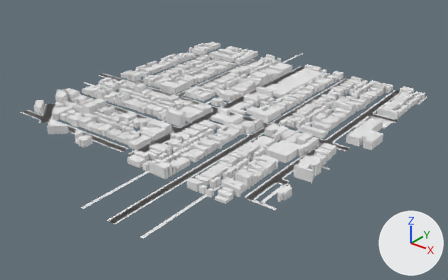
The glTF model app/public/world/tiles/-4_-11.glb, before and after one commit.
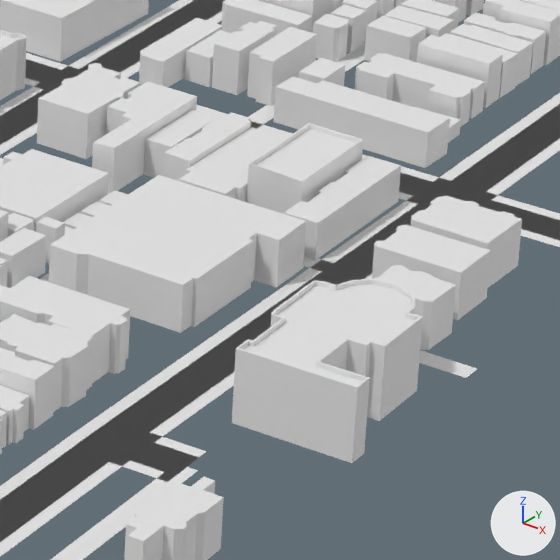
Each version is shown whole from a 50 mm camera at (-1141.0, 4479.0, 411.0) aimed at (-1728.0, 5212.0, -43.0), then close up on the part from 58% to 76% of the width and 41% to 70% of the height. Arrows for +X, +Y and +Z are at lower right; the lights stay in place. The last two pictures show the newer version. Where no turn or scale is listed for an object, it has been applied to the vertices. Vertices at exactly the same position are counted once.

In view in the first close-up: 'buildings', 'ground'.
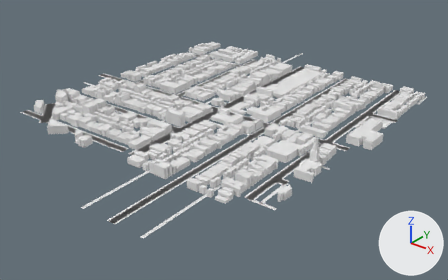
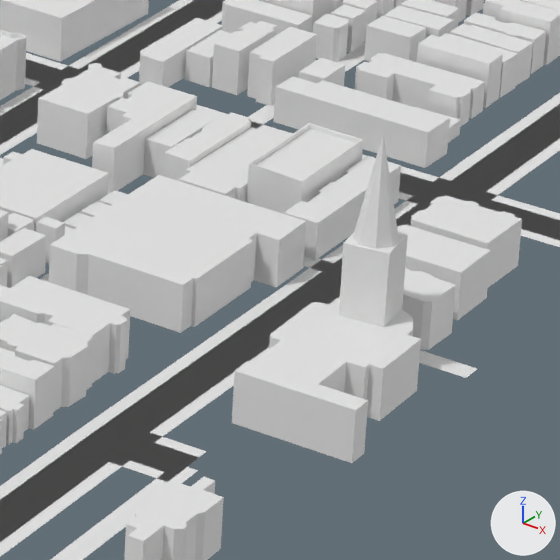
Where the newer file only moved an object's origin or applied its transform, the numbers keep the older frame.

Pixel boxes (x1, y1, x2, y2) of what changed, in the close-ups (560 x 560 px):
part 1 of me_buildings, added
    after: (339, 232, 408, 327)
part 2 of me_buildings, cut back
    before: (232, 279, 423, 463)
    after: (232, 134, 421, 463)

The edits, one by one:
me_buildings is used by ob_buildings; location (-1742.5, 5246.1, 10.1).
me_buildings had 10690 vertices, 15254 faces and spanned x -261.0..261.0, y -258.0..258.0, z -10.0..10.0.
me_buildings now has 10626 vertices, 15110 faces and spans x -261.0..261.0, y -258.0..258.0, z -10.0..43.0.
me_buildings part 1: the loose piece of 8 vertices spanning x 141.0..147.0, y -95.0..-89.0, z -10.0..-6.0 is copied, and the copy is scaled about its middle by (1.62, 1.57, 7.17), then moved by (79.0, -3.0, 12.0); it spans x 217.0..229.0, y -101.0..-89.0, z -10.0..19.0.
Part 2, on me_buildings:
108 vertices are removed from x 211.0..243.0, y -134.0..-90.0, z 6.0..7.0.
241 faces are deleted.
9 vertices are added at x 218.0..228.0, y -100.0..-90.0, z 19.0..43.0.
27 new vertices lie (0.0, 0.0, 12.0) away from vertices in x 211.0..243.0, y -134.0..-90.0, z -10.0.
87 new faces join them.
